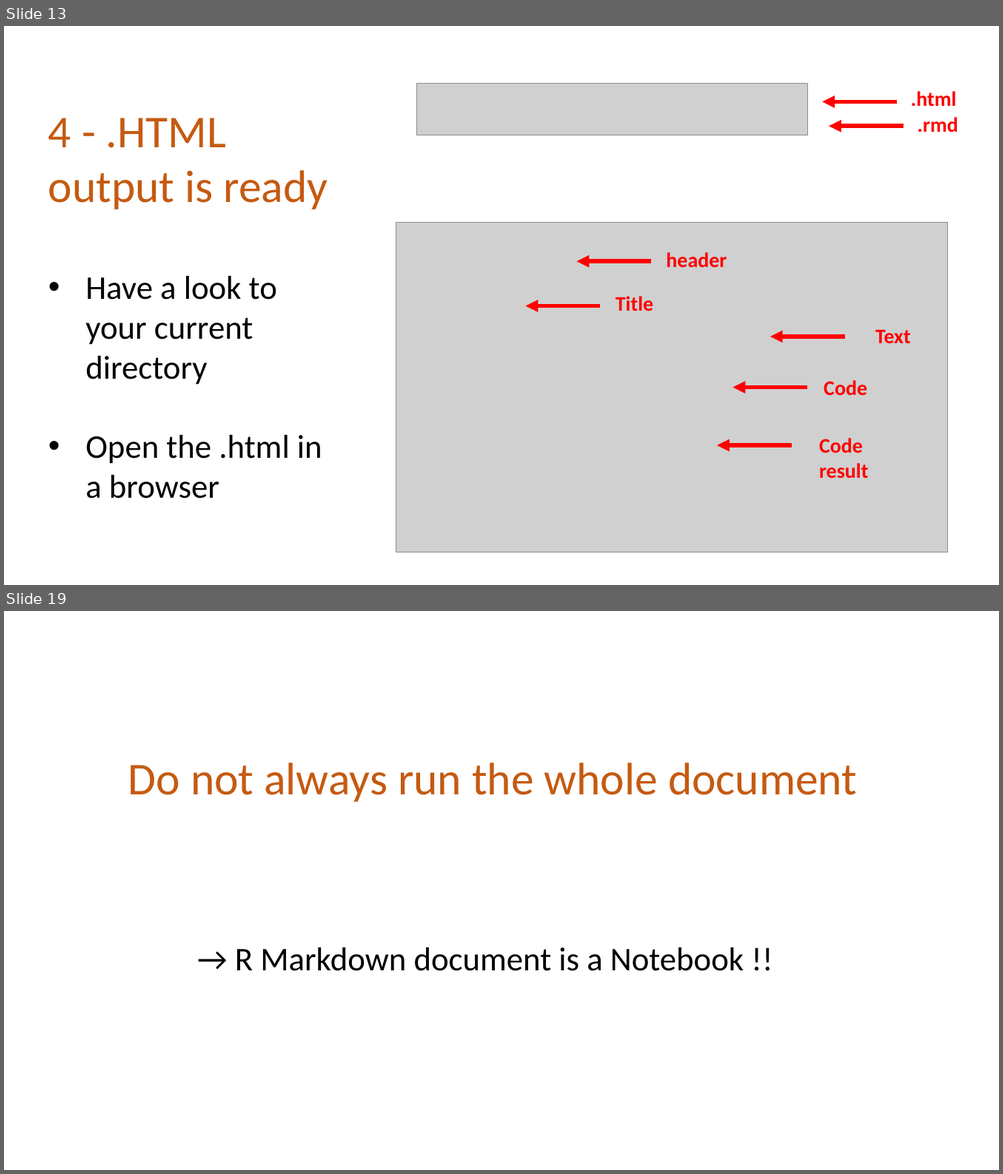
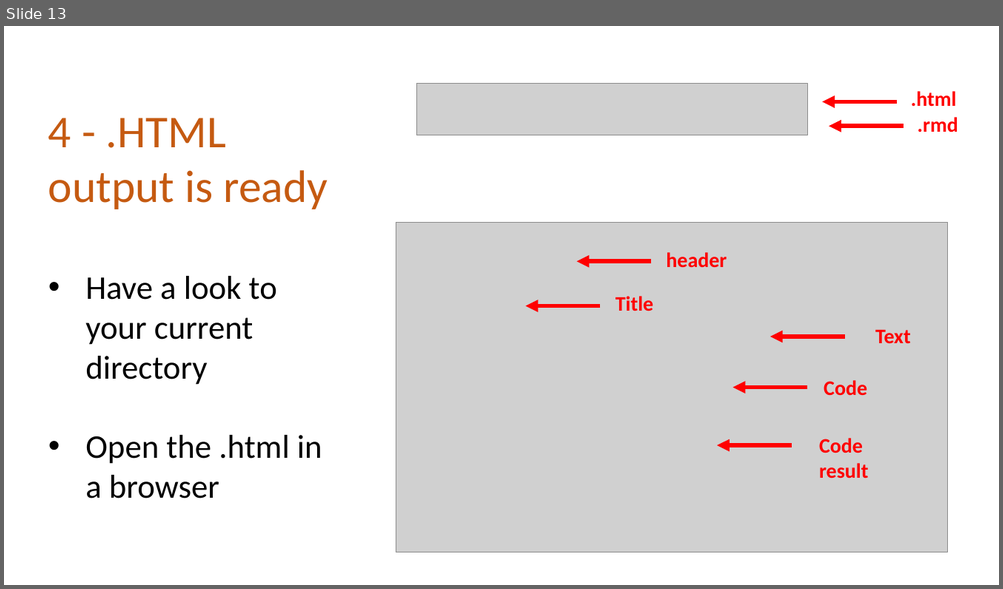
Before and after one commit to holtzy/Teaching, a slide deck: Intro_Github.pptx. Shown one above the other, each under a label of ours: slides 13 and 19 before the commit, slide 13 after it; the slides between them are not shown. The pictures are 1003x1174 and 1003x589 pixels, drawn with LibreOffice and Linux fonts; fonts in the diff are those of the drawing; grey boxes stand for pictures. Boxes give left, top, right and bottom in pixels: in the first picture for what was removed or moved away, otherwise in the second. Text is boxed around its words. In the diff, an @@ line names an element or a change of style, - is before the commit and + after.

```diff
--- a/Intro_Github.pptx
+++ b/Intro_Github.pptx
@@ slide 19 removed at <box>4,611,999,1170</box>, background #FFFFFF @@
@@ text removed at <box>128,763,856,802</box> @@
-Do not always run the whole document
@@ text removed at <box>235,948,743,971</box> @@
-→ R Markdown document is a Notebook !!
```
Also in this commit, not shown: 2 slides changed, 4 slides added, 17 other slides removed, 1 other file.
